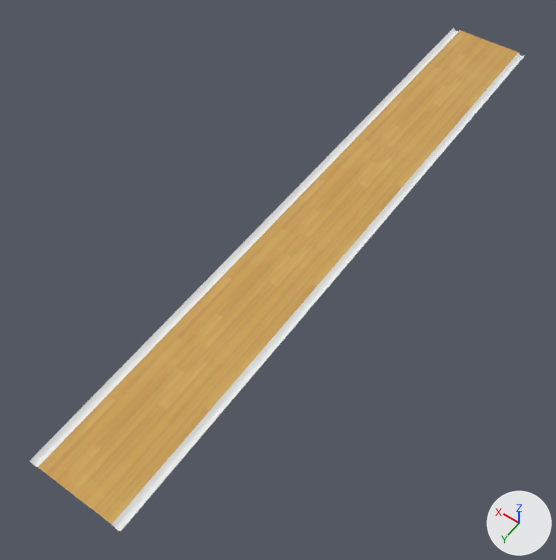
An edit to the FBX model VR-Bowling/Assets/Meshes/Lane_LOD0.fbx, drawn before and after from the same camera.
One viewpoint serves both versions: a camera (50 mm lens) standing at (-6.71, 11.65, 14.43) and looking at (0.33, 1.8, -1.06). Every picture has the same lights, and +X, +Y and +Z are marked at lower right. Where no turn or scale is listed for an object, it has been applied to the vertices.

The scene before the commit, as lines of its bpy script (objects in view):
```python
mat_bowling_lane_floor = principled_material('Bowling_Lane_Floor')
mat_bowling_lane_floor.texture = img_bowling_lane_floor_n_png
mat_bowling_lane_floor.roughness = 0.1
me_plane = bpy.data.meshes.new('Plane')
me_plane.from_pydata(...)  # 32 vertices, 15 faces; spans x -1.2..1.2, y -9.1..9.1, z -0.1..0.0
# faces by material slot: [14, 1]
me_plane.materials.append(mat_bowling_lane)
me_plane.materials.append(mat_bowling_lane_floor)  # picture img_bowling_lane_floor_n_png
ob_bowling_lane = bpy.data.objects.new('Bowling_Lane', me_plane)
ob_bowling_lane.location = (0.0, 0.0, 0.0)
```
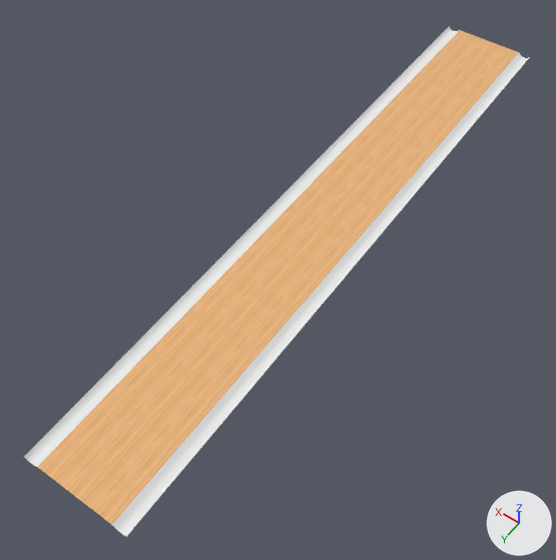
What differs and where, as boxes (x1, y1, x2, y2) in the pictures (556 x 560 px):
'Bowling_Lane', surface changed, reshaped (orange to beige): before (30, 28, 525, 531); after (24, 27, 530, 536)

Diff of the bpy script that builds the scene:
```diff
--- a/VR-Bowling/Assets/Meshes/Lane_LOD0.fbx.py
+++ b/VR-Bowling/Assets/Meshes/Lane_LOD0.fbx.py
@@ img_bowling_lane_floor_n2_png @@
+img_bowling_lane_floor_n2_png = load_image('bowling_lane_Floor_N2.png', '../Textures/bowling_lane_Floor_N2.png', 1080, 1920, 'sRGB')
@@ mat_bowling_lane_floor @@
 mat_bowling_lane_floor = principled_material('Bowling_Lane_Floor')
-mat_bowling_lane_floor.texture = img_bowling_lane_floor_n_png
+mat_bowling_lane_floor.texture = img_bowling_lane_floor_n2_png
 mat_bowling_lane_floor.roughness = 0.1
@@ me_plane @@
 # used by ob_bowling_lane; location = (0.0, 0.0, 0.0)
-me_plane.from_pydata(...)  # 32 vertices, 15 faces; spans x -1.2..1.2, y -9.1..9.1, z -0.1..0.0
+me_plane.from_pydata(...)  # 34 vertices, 15 faces; spans x -1.4..1.4, y -9.1..9.1, z -0.1..0.0
+# me_plane part 1
+# 16 vertices are removed from x -1.2..1.2, y -9.1..9.1, z -0.1..0.0
+# 14 faces are deleted
+# 4 vertices move within x -1.2..1.2, y -9.1..9.1, z -0.1
+# 9 vertices are added at x -1.4..1.4, y -9.1, z -0.1..0.0
+# 9 new vertices lie (0.0, 18.2, 0.0) away from vertices in x -1.4..1.4, y -9.1, z -0.1..0.0
+# 14 new faces join them, mat_bowling_lane
 me_plane.materials.append(mat_bowling_lane)
```
